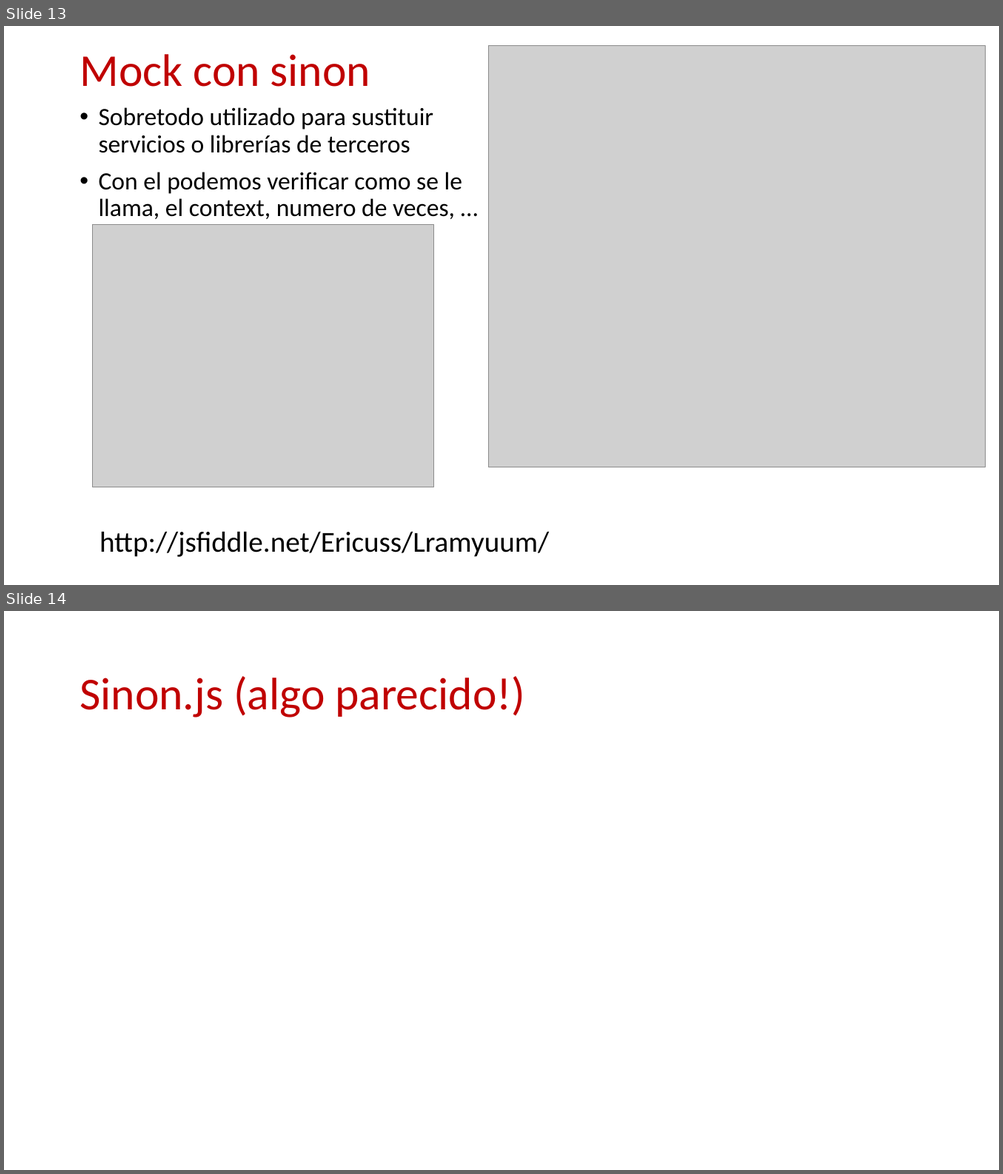
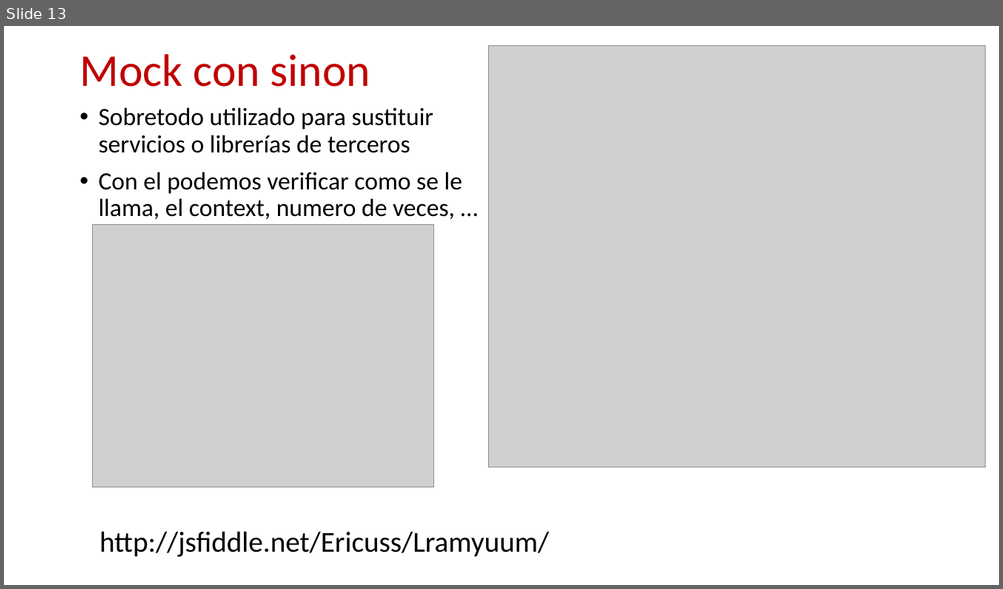
Before and after one commit to ericuss/TDD-Miercolex-Tokiota, a slide deck: Documentacion/jasmine.pptx. Shown one above the other, each under a label of ours: slides 13 and 14 before the commit, slide 13 after it. The pictures are 1003x1174 and 1003x589 pixels, drawn with LibreOffice and Linux fonts; fonts in the diff are those of the drawing; grey boxes stand for pictures; background and template pictures are left out. Boxes give left, top, right and bottom in pixels: in the first picture for what was removed or moved away, otherwise in the second. Text is boxed around its words. In the diff, an @@ line names an element or a change of style, - is before the commit and + after.

```diff
--- a/Documentacion/jasmine.pptx
+++ b/Documentacion/jasmine.pptx
@@ slide 14 removed at box(4, 611, 999, 1170), background #FFFFFF @@
@@ title removed at box(79, 676, 525, 718) @@
-Sinon.js (algo parecido!)
```
Also in this commit, not shown: 5 slides changed, 6 slides added, 1 other slide removed, 1 other file.
